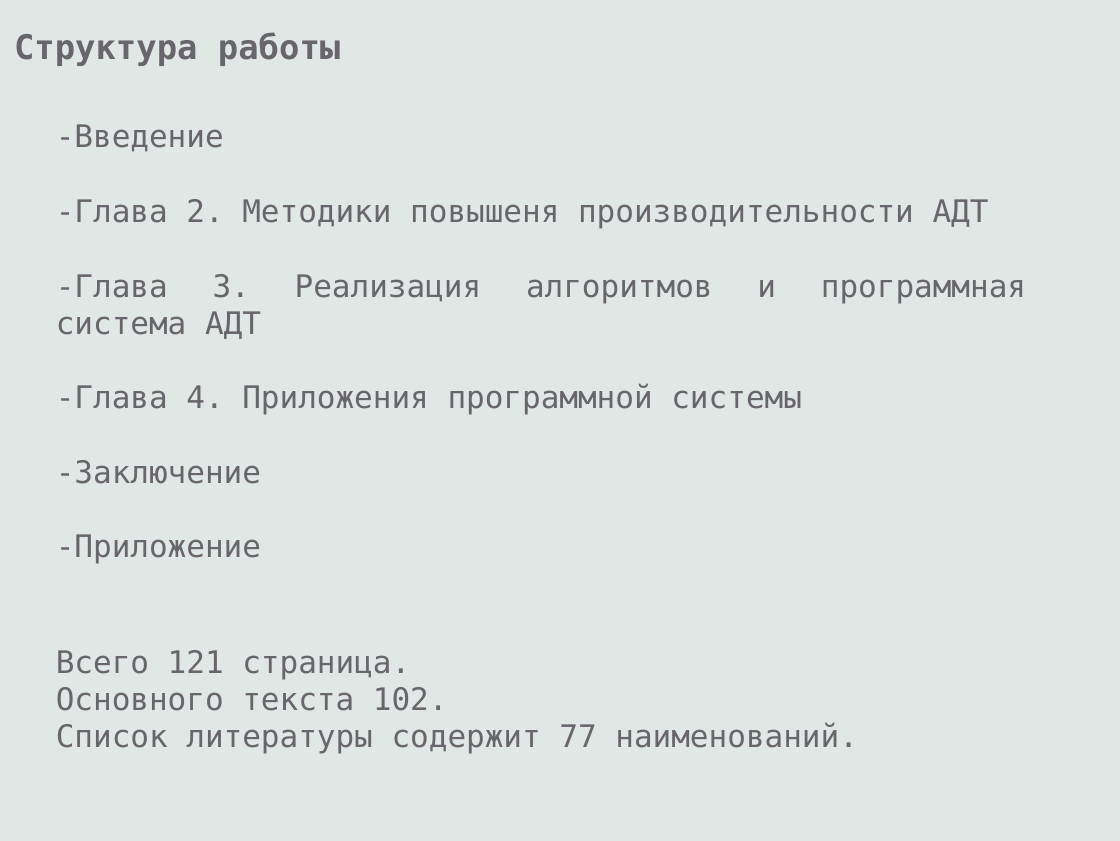
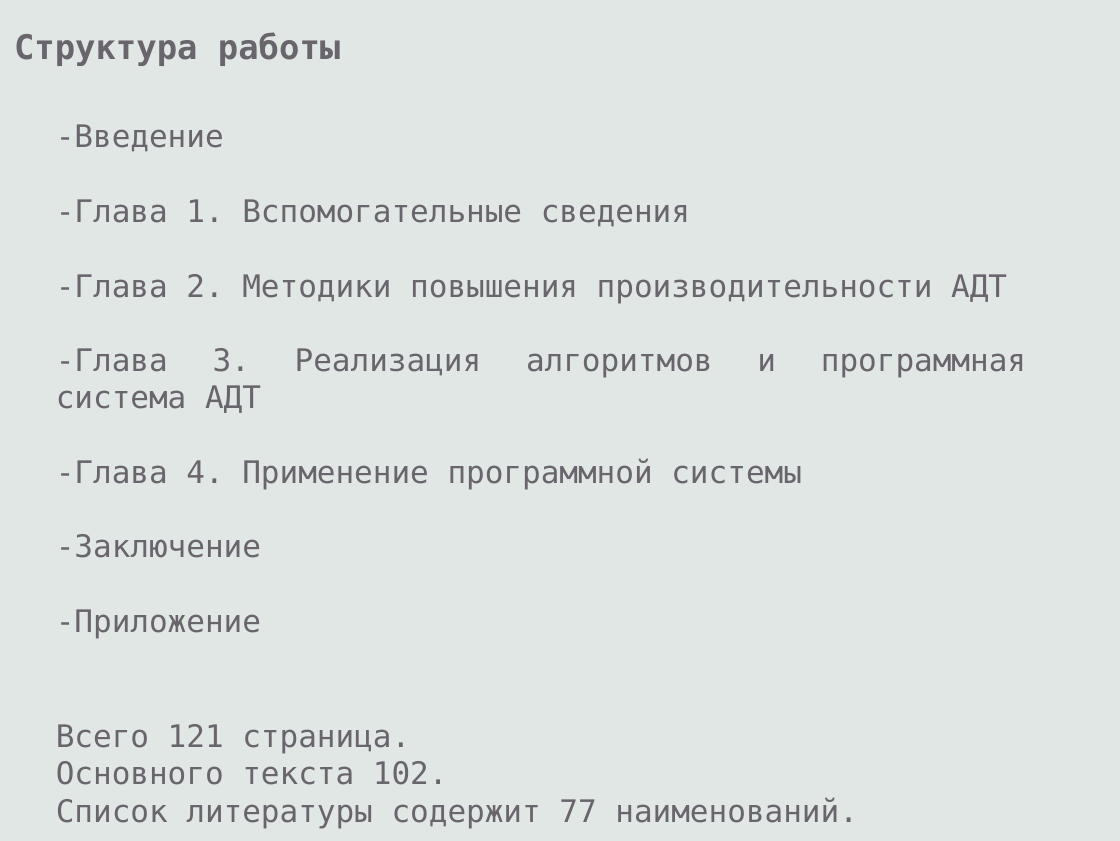
Before and after one commit to eugeneai/prisnif, a slide deck: slide 20 of brick/pres/pacman.odp (slide 17 before the commit). Drawn at 1120x841 pixels with LibreOffice and Linux fonts; fonts in the diff are those of the drawing. Boxes give left, top, right and bottom in pixels: in the first picture for what was removed or moved away, otherwise in the second. Text is boxed around its words. In the diff, an @@ line names an element or a change of style, - is before the commit and + after.

```diff
--- a/brick/pres/pacman.odp
+++ b/brick/pres/pacman.odp
@@ text at (x1=56, y1=199, x2=1007, y2=303): text changed @@
--Глава 2. Методики повышеня производительности АДТ
+-Глава 1. Вспомогательные сведения
+-Глава 2. Методики повышения производительности АДТ
@@ text at (x1=56, y1=458, x2=802, y2=490): text changed @@
--Глава 4. Приложения программной системы
+-Глава 4. Применение программной системы
```
Also in this commit, not shown: 7 other slides changed, 3 slides added, 4 other files.
